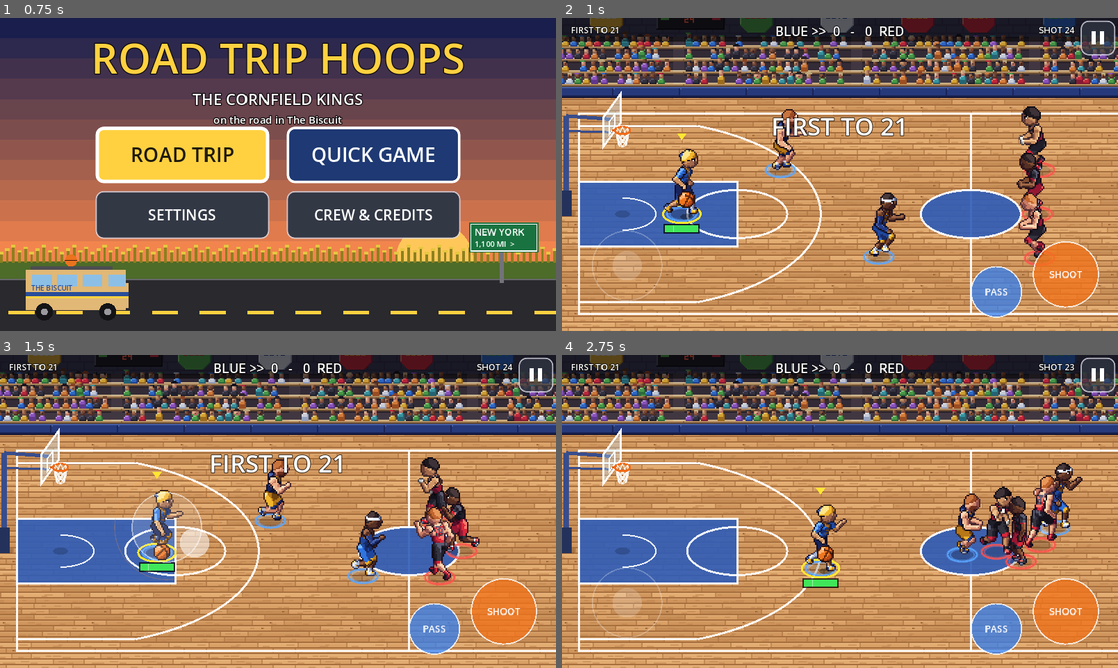
Above: before the commit, frames 1-4 (two rows, left to right).
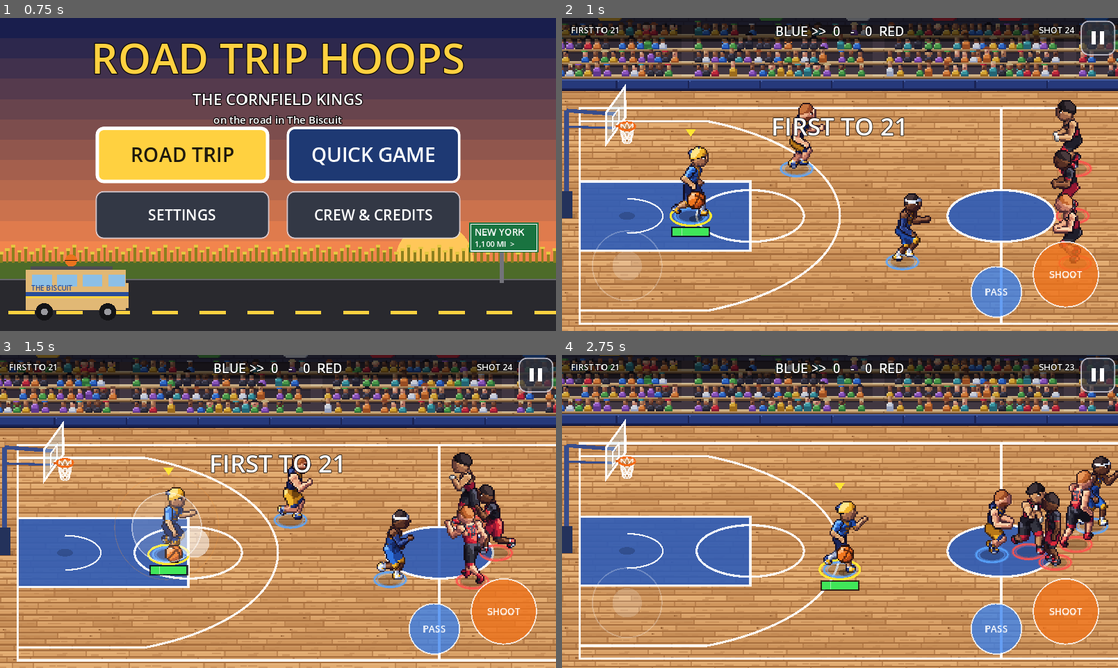
Above: after the commit, the same moments.

Repository: Kirmalo/road-trip-hoops
Game: Godot game, scene res://main.tscn
Same seed, same stepped clock (60 frames per second), same inputs: the game is played once before the commit and once after it.
Inputs (mouse positions are in pixels of both pictures, inside the frame that each line leads up to):
- Up to frame 1 (0.75 s): tap Enter at 0.5, 0.6 s; move the mouse to (400, 158) at 0.52 s; hold D from 0.53 s (still down); click (400, 158) at 0.67 s
- Up to frame 2 (1 s): keep holding D; tap Space at 0.77 s
- Up to frame 3 (1.5 s): release D at 1.25 s; drag from (166, 527) to (250, 574) at 1.27 s
- Up to frame 4 (2.75 s): move the mouse to (895, 442) at 2.02 s; hold D from 2.03 s (still down); tap Backspace at 2.1 s

Frame 1 is identical in both runs. In frame 2, 57% of the frame differs, in the area x 0-100%, y 0-100%; in frame 3, 57%; in frame 4, 57%.

Commit message:
P6-T1: camera closer (ANGLED zoom 1.60 -> 1.72 at 1280x720)
The v2 players' taller heads (P6-26) had pushed the 1280x720 zoom out to 1.60.
CAM_ZOOM is now 1.72 (Phase 5 was 1.68), and up to CAM_DEPTH_SLACK_FT (3 ft) of
the framed height may be missing: the camera slides over it with the ball's
depth instead of zooming out (far heads fully in view when play is far, the
near margin when it is near). 1280x800 fits the whole frame at 1.72 (no slide).
FLAT and the simulation are unchanged.

Co-Authored-By: Claude Opus 5.5 <noreply@anthropic.com>
Claude-Session: https://claude.ai/code/session_01K8WPuYbTD1xrCASynmgFd3

Diff:
--- a/scripts/main.gd
+++ b/scripts/main.gd
@@ -64,10 +64,13 @@
 # doesn't move up and down), and it stays on the same sideline at the side switch (Q2 a, View.SIDE_FLIP false).
 # View.TILT_Y 0.48 makes the court 288 px deep; with zoom 1.68 the 1280x720 screen shows 762 px = 63.5 ft (68% of the
 # court length) and 429 px of height: HUD bar 32 + far players' heads 84 + court 288 + near margin 24 = 428.
-# v2 sheets (heads about 100 px, P6-26) need 104 over the far sideline: 1280x720 then zooms out to about 1.59.
-# 1280x800 (stretch expand) shows more height: the framing grows evenly and the court stays centered.
+# v2 sheets (heads about 100 px, P6-26) need 104 over the far sideline (frame 448 px): 1280x720 zoomed out to 1.60.
+# P6-T1 (owner: closer again): zoom 1.72 shows 744 px (62 ft) and 419 px of height, 29 px short of the frame, so
+# the camera slides those 29 px up and down with the ball's depth (CAM_DEPTH_SLACK_FT). A far player's head reaches
+# under the (translucent) HUD bar only while the ball is at the near sideline. 1280x800 (stretch expand) fits the
+# whole frame at 1.72: no slide, the framing grows evenly and the court stays centered.
 const CAM_ZOOM_FLAT := 1.15          # FLAT: the old zoom
-const CAM_ZOOM := 1.68               # ANGLED zoom (at most; a screen too short for both sidelines zooms out to fit)
+const CAM_ZOOM := 1.72               # ANGLED zoom (at most; P6-T1: a bit closer than Phase 5's 1.68 at 1280x720)
 const CAM_ZOOM_MIN := 1.2            # ANGLED: never zoom out further than this to fit (then it follows up and down)
 const CAM_SMOOTHING := 4.0           # Camera2D position smoothing speed (both modes, as today)
 const CAM_FOLLOW_X := 1.0            # ANGLED: 1 = the camera follows the ball left/right, 0 = stays at half court
@@ -77,7 +80,11 @@
 const CAM_TOP_FT := 7.0              # ANGLED: room above the far sideline for the players standing on it (feet, height),
                                      # at least: taller sheets (v2) raise it to their head plus CAM_TOP_PAD_PX (P6-26)
 const CAM_TOP_PAD_PX := 4.0          # ANGLED: room over the tallest far head (sim px of height), under the HUD bar
-                                     # (v1: 80 + 4 = CAM_TOP_FT exactly; v2 about 104, so the zoom is ~1.59, not 1.68)
+                                     # (v1: 80 + 4 = CAM_TOP_FT exactly; v2 about 104)
+const CAM_DEPTH_SLACK_FT := 3.0      # ANGLED (P6-T1): how much of the framed height (far heads + court + near margin,
+                                     # feet of floor) the screen may lack before zooming out; the camera then slides up
+                                     # and down over that bit with the ball's depth (far heads in view when the ball is
+                                     # far, the near margin when it is near). 1280x720: zoom 1.72 and ~29 px of slide
 const CAM_HUD_PX := 54.0             # the HUD top bar (screen px): the far sideline stays below it
 const FPS_PRINT_EVERY := 5.0         # -- --fps: seconds between "FPS n" lines
 
@@ -1458,7 +1465,8 @@
 
 # FLAT: the camera sits on the ball (as before). ANGLED: it follows the ball's projected floor point left and right
 # (CAM_FOLLOW_X) at a fixed depth (CAM_FOLLOW_Y), inside limits from the projected court corners plus margins. The
-# zoom is CAM_ZOOM, or less if the screen is too short to show the HUD bar, the far heads and the whole court depth.
+# zoom is CAM_ZOOM, or less if the screen is too short to show the HUD bar, the far heads and the whole court depth
+# (less CAM_DEPTH_SLACK_FT, which the camera covers by sliding with the ball's depth).
 func _update_camera() -> void:
 	View.flipped = View.SIDE_FLIP and rules.sides_swapped
 	var target: Vector2 = View.to_screen(ball.position, 0.0)
@@ -1476,7 +1484,8 @@
 	var screen: Vector2 = get_viewport_rect().size
 	var top_room: float = _cam_top_room()
 	var need_y: float = hi.y - lo.y + top_room + CAM_MARGIN_FT * FT
-	var zm: float = clampf((screen.y - CAM_HUD_PX) / need_y, CAM_ZOOM_MIN, CAM_ZOOM)
+	var fit_y: float = maxf(need_y - CAM_DEPTH_SLACK_FT * FT, 1.0)
+	var zm: float = clampf((screen.y - CAM_HUD_PX) / fit_y, CAM_ZOOM_MIN, CAM_ZOOM)
 	camera.zoom = Vector2(zm, zm)
 	var vis: Vector2 = screen / Vector2(zm, zm)
 	var left: float = lo.x - CAM_MARGIN_FT * FT
@@ -1484,9 +1493,12 @@
 	var top: float = lo.y - top_room - CAM_HUD_PX / zm
 	var bottom: float = hi.y + CAM_MARGIN_FT * FT
 	var mid := Vector2((left + right) / 2.0, (top + bottom) / 2.0)
-	var follow_y: float = CAM_FOLLOW_Y
+	var cam_y: float = lerpf(mid.y, target.y, CAM_FOLLOW_Y)
 	if bottom - top > vis.y:
-		follow_y = 1.0   # the screen can't show both sidelines: follow the ball up and down instead
+		# the screen can't show the whole frame: slide over the part it lacks with the ball's depth (far sideline =
+		# frame top in view, near sideline = frame bottom), so a far head nears the HUD bar only when play is near
+		var depth: float = clampf((target.y - lo.y) / maxf(hi.y - lo.y, 1.0), 0.0, 1.0)
+		cam_y = lerpf(top + vis.y / 2.0, bottom - vis.y / 2.0, depth)
 	# a screen bigger than the framed area: grow the limits evenly, so the court stays centered
 	if right - left < vis.x:
 		left = mid.x - vis.x / 2.0
@@ -1498,7 +1510,7 @@
 	camera.limit_right = int(ceilf(right))
 	camera.limit_top = int(floorf(top))
 	camera.limit_bottom = int(ceilf(bottom))
-	camera.position = Vector2(lerpf(mid.x, target.x, CAM_FOLLOW_X), lerpf(mid.y, target.y, follow_y))
+	camera.position = Vector2(lerpf(mid.x, target.x, CAM_FOLLOW_X), cam_y)
 	camera.zoom = Vector2(zm, zm) * _zoom_punch()   # the limits above use the zoom without the punch
 
 func _process(delta: float) -> void:
